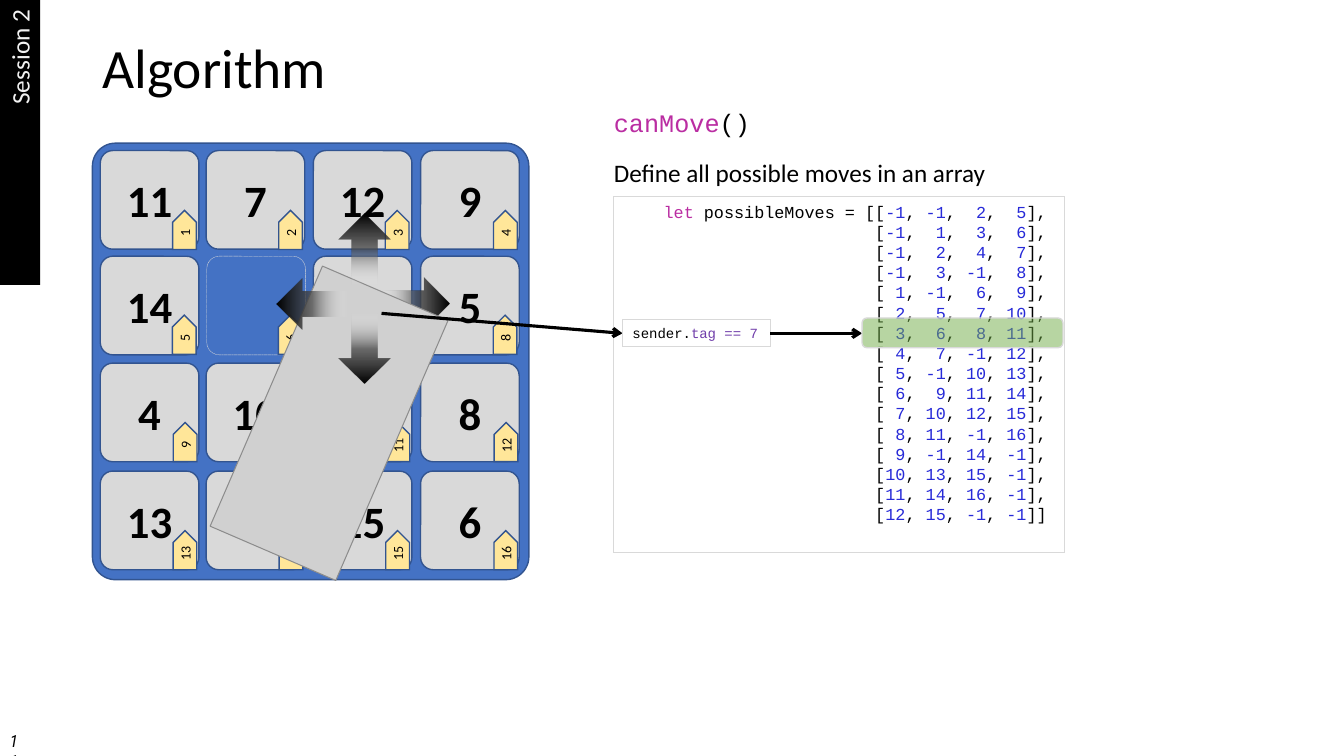
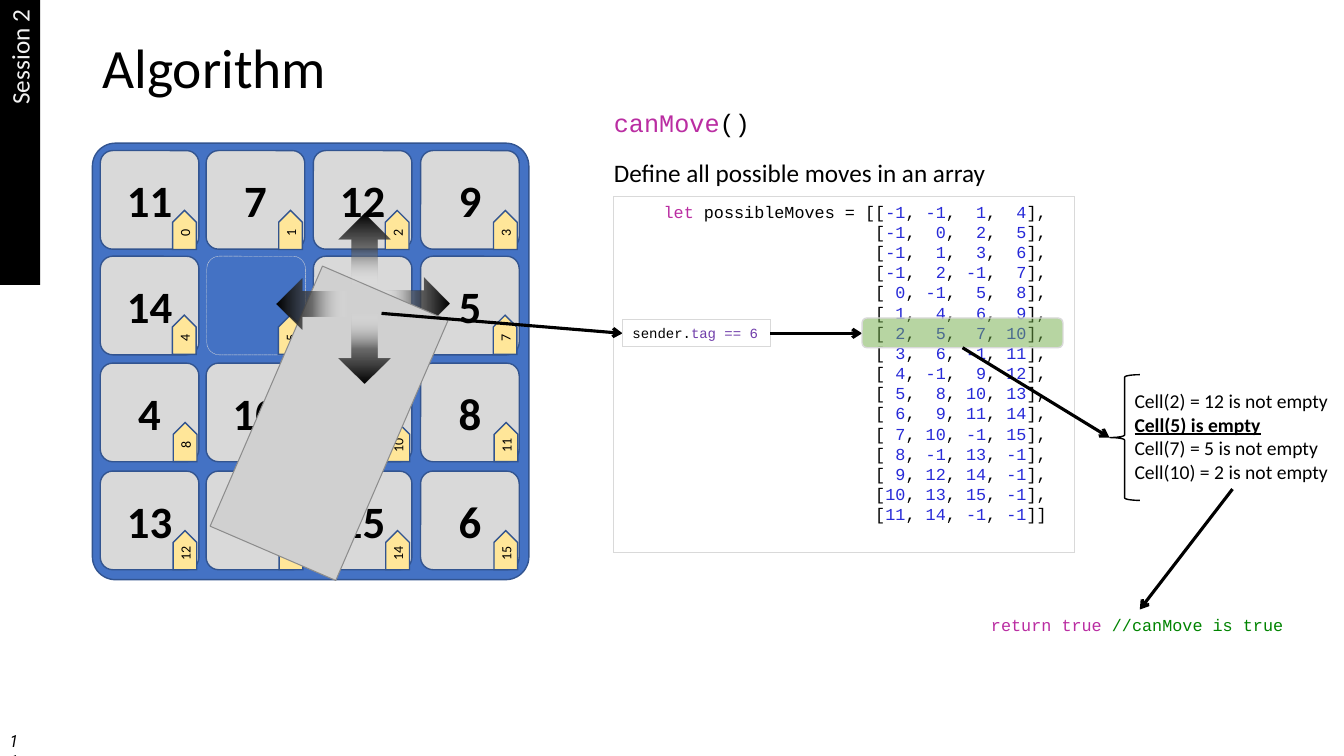
Before and after one commit to HCC-Swift-I-2017Fall/learningnotes, a slide deck: slide 11 of Swift I - Programming assignments v2.0.pptx. Drawn at 1344x756 pixels with LibreOffice and Linux fonts; fonts in the diff are those of the drawing; grey boxes stand for pictures. Boxes give left, top, right and bottom in pixels: in the first picture for what was removed or moved away, otherwise in the second. Text is boxed around its words. In the diff, an @@ line names an element or a change of style, - is before the commit and + after.

Commit message:
Few corrections - spelling mistakes and grammer

```diff
--- a/Swift I - Programming assignments v2.0.pptx
+++ b/Swift I - Programming assignments v2.0.pptx
@@ rectangle "let possibleMoves = [[-1, -1, ...": place and size @@
-rectangle "let possibleMoves = [[-1, -1, ..." at [614, 197, 1065, 553]
+rectangle "let possibleMoves = [[-1, -1, ..." at [614, 197, 1075, 553]
@@ text in rectangle at [664, 206, 1046, 242]: text changed @@
-let possibleMoves = [[-1, -1, 2, 5],
+let possibleMoves = [[-1, -1, 1, 4],
+[-1, 0, 2, 5],
@@ pentagon arrow added at [173, 210, 197, 250], fill #FFE699, outline #325491 1 pt, 10 pt, text #000000 @@
+0
@@ text in rectangle at [875, 266, 1046, 324]: text changed @@
-[-1, 2, 4, 7],
-[-1, 3, -1, 8],
-[ 1, -1, 6, 9],
+[-1, 2, -1, 7],
+[ 0, -1, 5, 8],
+[ 1, 4, 6, 9],
@@ pentagon arrow "4": place and size @@
-pentagon arrow "4" at [494, 210, 518, 250]
+pentagon arrow "4" at [172, 315, 196, 354]
@@ text in rectangle at [632, 328, 758, 341]: text changed @@
-sender.tag == 7
+sender.tag == 6
@@ text in pentagon arrow at [497, 334, 514, 341]: text changed @@
-8
+7
@@ text in rectangle at [895, 346, 1046, 403]: text changed @@
-[ 3, 6, 8, 11],
-[ 4, 7, -1, 12],
-[ 5, -1, 10, 13],
+[ 3, 6, -1, 11],
+[ 4, -1, 9, 12],
+[ 5, 8, 10, 13],
@@ arrow added from (963, 348) to (1110, 438), #000000 2.25 pt @@
@@ left brace added at [1110, 375, 1140, 501], outline #000000 1 pt @@
@@ text added at [1135, 394, 1328, 482], 14 pt, text #000000 @@
+Cell(2) = 12 is not empty
+Cell(5) is empty
+Cell(7) = 5 is not empty
+Cell(10) = 2 is not empty
@@ text in pentagon arrow at [177, 442, 194, 448]: text changed @@
-9
+8
@@ 3 pentagon arrows: place and size @@
-3 pentagon arrows at [386, 210, 410, 570]
+3 pentagon arrows at [494, 210, 519, 570]
@@ text in rectangle at [895, 428, 1046, 484]: text changed @@
-[ 7, 10, 12, 15],
-[ 8, 11, -1, 16],
-[ 9, -1, 14, -1],
+[ 7, 10, -1, 15],
+[ 8, -1, 13, -1],
+[ 9, 12, 14, -1],
@@ text in rectangle at [875, 508, 1046, 524]: text changed @@
-[11, 14, 16, -1],
-[12, 15, -1, -1]]
+[11, 14, -1, -1]]
@@ arrow added from (1233, 489) to (1140, 610), #000000 2.25 pt @@
@@ pentagon arrow "12": place and size @@
-pentagon arrow "12" at [495, 423, 519, 462]
+pentagon arrow "12" at [173, 531, 197, 570]
@@ 5 pentagon arrows: place and size @@
-5 pentagon arrows at [172, 210, 304, 570]
+5 pentagon arrows at [279, 210, 410, 570]
@@ pentagon arrow removed at [494, 531, 518, 570] @@
-16
@@ text added at [991, 619, 1283, 632], 12 pt, text #008400 @@
+return true //canMove is true
```
Also in this commit, not shown: 4 other slides changed.
